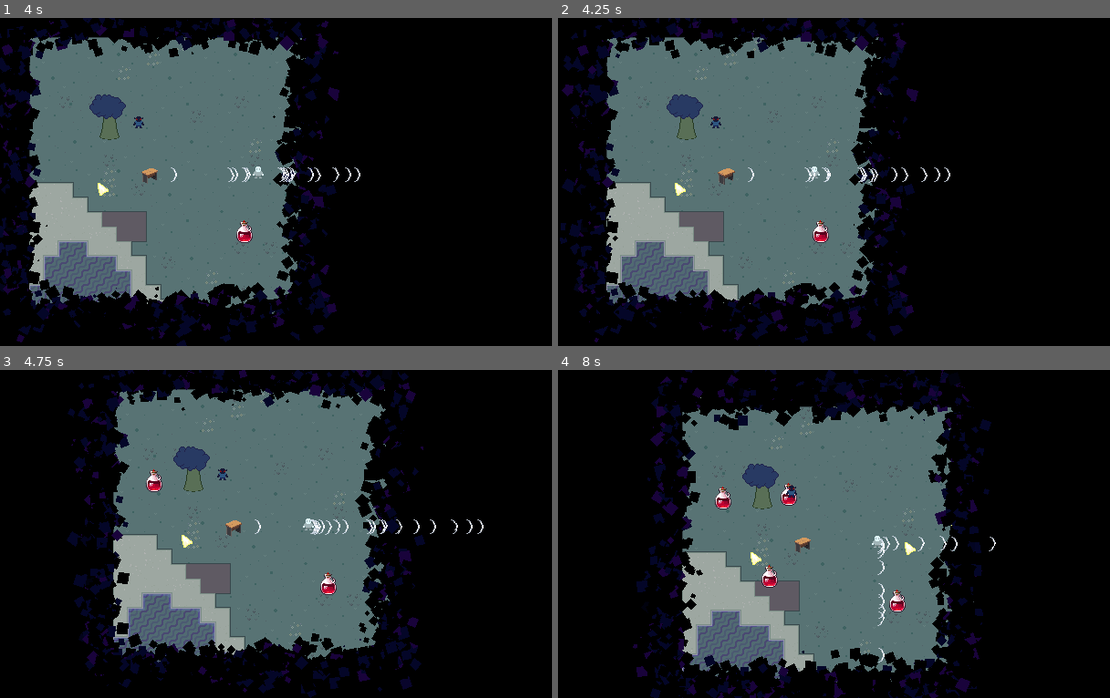
Above: before the commit, frames 1-4 (two rows, left to right).
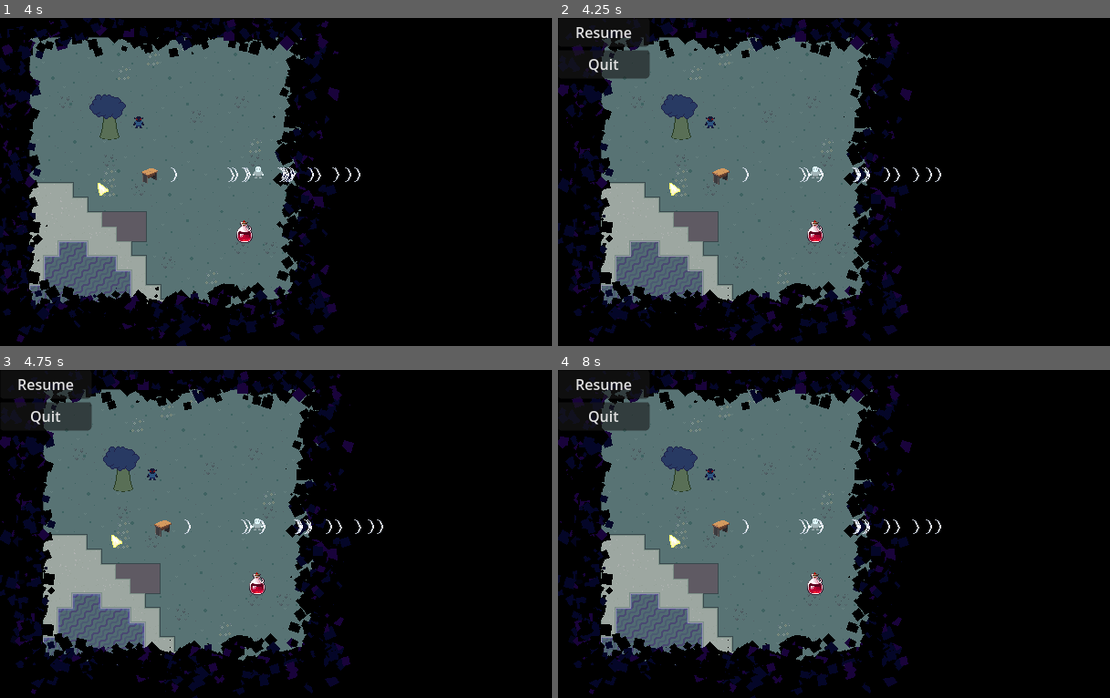
Above: after the commit, the same moments.

Repository: TimoRoggel/EverDark
Game: Godot game, scene res://scenes/levels/world.tscn
Two runs of this game, one before a commit and one after it. Both use one fixed random seed, a clock stepped at 60 frames per second and the inputs below.
Inputs (mouse positions are in pixels of both pictures, inside the frame that each line leads up to):
- Up to frame 1 (4 s): move the mouse to (419, 165) at 0.52 s; press the mouse at (419, 165) at 0.53 s; hold D (right) 0.53-1.25 s; release the mouse at (419, 165) at 1.25 s; drag from (176, 198) to (364, 168) at 1.27 s; move the mouse to (347, 109) at 2.02 s; hold D (right) 2.03-2.75 s; tap F (interact) at 2.1 s; drag from (264, 247) to (121, 221) at 2.77 s; move the mouse to (469, 231) at 3.52 s; hold A (left) from 3.53 s (still down); hold Ctrl from 3.53 s (still down)
- Up to frame 2 (4.25 s): keep holding A (left); keep holding Ctrl; tap Escape (pause) at 4.15 s
- Up to frame 3 (4.75 s): release A (left) at 4.25 s; release Ctrl at 4.25 s; drag from (115, 484) to (264, 579) at 4.27 s
- Up to frame 4 (8 s): move the mouse to (878, 534) at 5.02 s; hold S (down) 5.03-5.75 s; hold Shift (dash) 5.03-5.75 s; click (878, 534) at 5.17 s; drag from (762, 452) to (872, 507) at 5.77 s; move the mouse to (977, 517) at 6.52 s; hold W (up) 6.53-7.25 s; hold Right mouse button (secondary_attack) 6.53-7.25 s; drag from (734, 550) to (668, 468) at 7.27 s

Frame 1 is identical in both runs. In frame 2, 14% of the frame differs, in the area x 0-72%, y 0-100%; in frame 3, 35%; in frame 4, 39%, in the area x 0-80%, y 0-100%.

Commit message:
added the pause scene

Diff:
--- a/scenes/characters/player.tscn
+++ b/scenes/characters/player.tscn
@@ -17,6 +17,7 @@
 [ext_resource type="Texture2D" uid="uid://cv3hkws24ehim" path="res://graphics/interact_texture.png" id="11_rpnd8"]
 [ext_resource type="Texture2D" uid="uid://dqn4xm5578d84" path="res://graphics/attack.png" id="12_xhtjm"]
 [ext_resource type="Script" uid="uid://bvp6jp0bat6ko" path="res://scripts/resources/attack.gd" id="12_xrqxk"]
+[ext_resource type="PackedScene" uid="uid://bn1esnd74d0hh" path="res://UI/pause_menu.tscn" id="18_d6tgn"]
 
 [sub_resource type="RectangleShape2D" id="RectangleShape2D_dyp2m"]
 size = Vector2(6, 8)
@@ -119,3 +120,6 @@
 columns = 10
 script = ExtResource("8_eojnx")
 metadata/_custom_type_script = "uid://bp2m4dafooblw"
+
+[node name="pause_screen" parent="CanvasLayer" instance=ExtResource("18_d6tgn")]
+process_mode = 3
Not shown: 1 places in scenes/characters/player.tscn that only renumber resources
